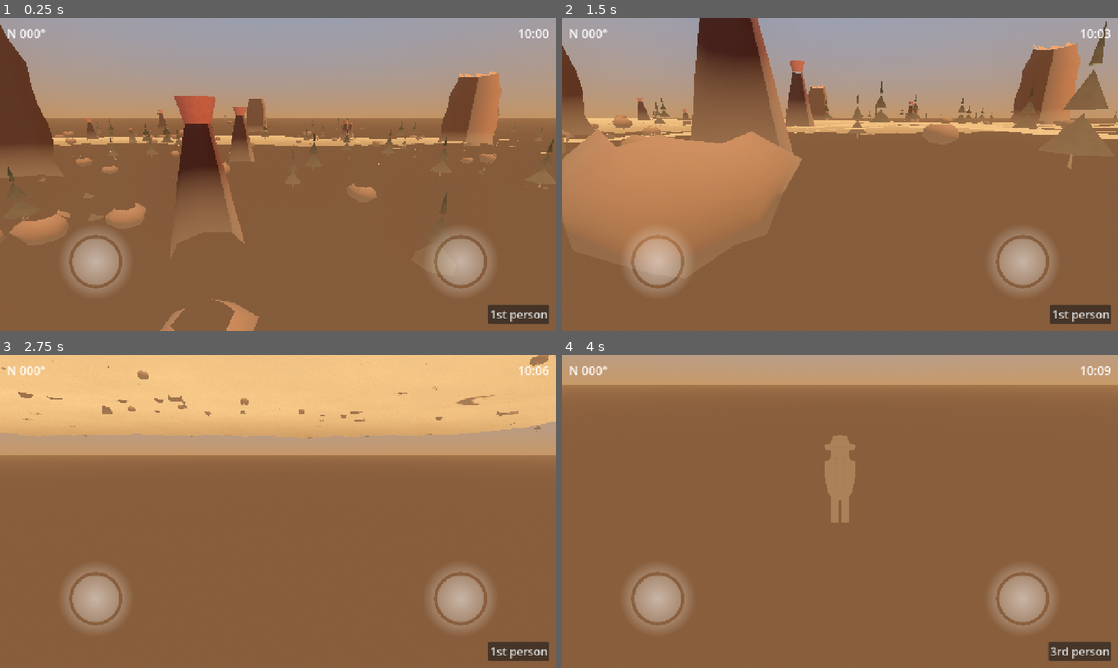
Above: before the commit, frames 1-4 (two rows, left to right).
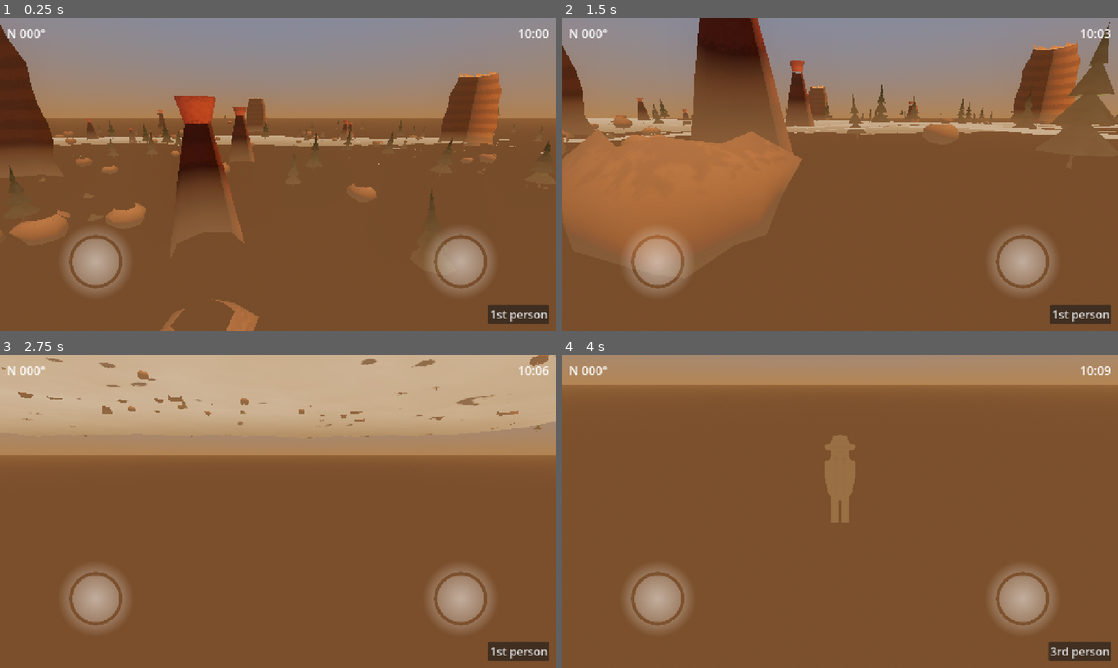
Above: after the commit, the same moments.

Repository: CharlieG42/ZimutAdventure
Game: Godot game, scene res://scenes/world/canyon_playground.tscn
The game is run twice, just before and just after one commit, with the same random seed, the same clock (stepped at 60 frames per second) and the same inputs.
Inputs (mouse positions are in pixels of both pictures, inside the frame that each line leads up to):
- Up to frame 1 (0.25 s): no input
- Up to frame 2 (1.5 s): tap Enter (ui_accept) at 0.5, 0.77 s; move the mouse to (867, 174) at 0.52 s; hold W (move_forward) from 0.53 s (still down); tap E (interact) at 0.6 s; move the mouse to (812, 174) at 1.27 s; tap C (open_journal) at 1.35 s
- Up to frame 3 (2.75 s): keep holding W (move_forward); tap Enter (ui_accept) at 1.52 s; move the mouse to (289, 505) at 2.02 s; hold Shift (sprint) from 2.03 s (still down)
- Up to frame 4 (4 s): move the mouse to (834, 517) at 2.77 s; release Shift (sprint) at 2.78 s; tap V (toggle_view) at 2.85 s; tap Enter (ui_accept) at 3.02 s; release W (move_forward) at 3.5 s; click "3rd person" at 3.5 s

The runs differ from the first frame. In frame 1, 4.7% of the frame differs, in the area x 0-100%, y 17-100%; in frame 2, 12%; in frame 3, 25%, in the area x 0-100%, y 0-27%; in frame 4, less than 0.1%.

Commit message:
fix(ui)+feat(visual): joystick gauche inopérant + rendu désert soigné
- fix(ui): Base/Knob du joystick ignorent la souris (mouse_filter=2) pour que
  les touches atteignent le parent VirtualJoystick ; test de non-régression
- feat(visual): strates sédimentaires par hauteur, veines claires, poussière
  sur les replats, grain fin sur le terrain
- feat(visual): strates + poussière déposée/ombres sous les rochers
- feat(visual): balancement au vent animé sur feuillage et troncs
- feat(visual): pins plus denses (4 couches, 7 segments)
- feat(visual): réglages couleur (saturation/contraste), glow doux, spéculaire soleil

Co-authored-by: CharlieG42 <CharlieG42@users.noreply.github.com>

Diff:
--- a/assets/landscapes/shaders/canyon_terrain.gdshader
+++ b/assets/landscapes/shaders/canyon_terrain.gdshader
@@ -4,18 +4,21 @@
 
 // Couleurs inspirées des photos de référence (assets/landscapes/models/) :
 // strates sédimentaires ocre/rouge du canyon de l'Ouest américain.
-uniform vec4 strata_light : source_color = vec4(0.78, 0.45, 0.22, 1.0);
-uniform vec4 strata_mid : source_color = vec4(0.62, 0.32, 0.16, 1.0);
-uniform vec4 strata_dark : source_color = vec4(0.42, 0.20, 0.10, 1.0);
-uniform vec4 ground_dust : source_color = vec4(0.72, 0.55, 0.36, 1.0);
+uniform vec4 strata_light : source_color = vec4(0.80, 0.46, 0.22, 1.0);
+uniform vec4 strata_mid : source_color = vec4(0.64, 0.33, 0.16, 1.0);
+uniform vec4 strata_dark : source_color = vec4(0.44, 0.21, 0.10, 1.0);
+uniform vec4 strata_accent : source_color = vec4(0.88, 0.62, 0.34, 1.0);
+uniform vec4 ground_dust : source_color = vec4(0.74, 0.57, 0.38, 1.0);
 uniform vec4 rock_shadow : source_color = vec4(0.25, 0.13, 0.07, 1.0);
 
-uniform float strata_scale : hint_range(0.01, 2.0) = 0.08;
+uniform float strata_scale : hint_range(0.01, 2.0) = 0.12;
 uniform float strata_thickness : hint_range(0.05, 1.0) = 0.35;
 uniform float strata_roughness : hint_range(0.0, 1.0) = 0.35;
 uniform float slope_rock_blend : hint_range(0.0, 1.0) = 0.75;
 uniform float noise_scale : hint_range(0.001, 0.2) = 0.015;
 uniform float sand_blend_height : hint_range(-50.0, 50.0) = 6.0;
+uniform float ledge_dust : hint_range(0.0, 1.0) = 0.45;
+uniform float grain_detail : hint_range(0.0, 1.0) = 0.5;
 
 varying vec3 v_world_pos;
 varying float v_slope;
@@ -56,17 +59,31 @@
 void fragment() {
 	vec2 uv_world = v_world_pos.xz * 0.5;
 
-	float strata = sin(uv_world.y * strata_scale * 6.2831 + fbm(uv_world * 0.3) * strata_roughness * 6.2831);
+	// Strates sédimentaires horizontales (par hauteur) avec déformation fbm
+	// pour un aspect de couches érodées irrégulières.
+	float warp = fbm(uv_world * 0.18) * 4.0 - 2.0;
+	float strata = sin((v_height + warp) * strata_scale * 6.2831 + fbm(uv_world * 0.3) * strata_roughness * 3.0);
 	strata = smoothstep(-strata_thickness, strata_thickness, strata);
 
+	// Grain fin haute fréquence pour casser l'aspect "plat" du procédural.
 	float grain = fbm(uv_world * noise_scale * 500.0);
+	float grain_fine = fbm(uv_world * noise_scale * 1500.0);
+	float detail = mix(grain, grain_fine, 0.5);
+
 	vec3 rock = mix(strata_dark.rgb, strata_mid.rgb, strata);
-	rock = mix(rock, strata_light.rgb, grain * 0.6 + 0.2);
+	rock = mix(rock, strata_light.rgb, detail * 0.5 + 0.15);
+	// Veines claires occasionnelles dans certaines couches.
+	float vein = smoothstep(0.92, 1.0, strata) * grain;
+	rock = mix(rock, strata_accent.rgb, vein * 0.6);
 
-	vec3 dust = ground_dust.rgb * (0.85 + grain * 0.3);
+	vec3 dust = ground_dust.rgb * (0.85 + detail * 0.3);
 
 	float rock_factor = clamp(v_slope * slope_rock_blend + grain * 0.3, 0.0, 1.0);
 	vec3 albedo = mix(dust, rock, rock_factor);
+
+	// Poussière accumulée sur les replats et sommets (faces vers le haut).
+	float flat = 1.0 - clamp(v_slope * 2.0, 0.0, 1.0);
+	albedo = mix(albedo, dust, flat * ledge_dust);
 
 	float height_mix = smoothstep(sand_blend_height - 4.0, sand_blend_height + 4.0, v_height);
 	albedo = mix(albedo, dust, height_mix * 0.4);
@@ -76,6 +93,6 @@
 	albedo = mix(albedo, crevice, v_slope * 0.35);
 
 	ALBEDO = albedo;
-	ROUGHNESS = 0.85 + grain * 0.1;
+	ROUGHNESS = 0.82 + detail * 0.15;
 	METALLIC = 0.0;
 }
--- a/assets/landscapes/shaders/prop_foliage.gdshader
+++ b/assets/landscapes/shaders/prop_foliage.gdshader
@@ -6,6 +6,9 @@
 uniform vec4 albedo_light : source_color = vec4(0.35, 0.5, 0.18, 1.0);
 uniform float variation_scale : hint_range(0.1, 10.0) = 2.0;
 uniform float light_boost : hint_range(0.0, 1.0) = 0.4;
+uniform float wind_strength : hint_range(0.0, 1.0) = 0.12;
+uniform float wind_speed : hint_range(0.0, 10.0) = 1.6;
+uniform float wind_scale : hint_range(0.01, 2.0) = 0.35;
 
 varying vec3 v_world_pos;
 varying vec3 v_normal;
@@ -38,6 +41,13 @@
 	v_world_pos = (MODEL_MATRIX * vec4(VERTEX, 1.0)).xyz;
 	v_normal = normalize((MODEL_MATRIX * vec4(NORMAL, 0.0)).xyz);
 	v_y = VERTEX.y;
+
+	// Balancement au vent : déformation horizontale croissante avec la
+	// hauteur locale, animée par une onde qui parcourt le monde.
+	float sway_phase = TIME * wind_speed + v_world_pos.x * wind_scale + v_world_pos.z * wind_scale * 0.7;
+	float sway = sin(sway_phase) * wind_strength * max(VERTEX.y, 0.0);
+	VERTEX.x += sway;
+	VERTEX.z += cos(sway_phase * 0.8) * wind_strength * 0.6 * max(VERTEX.y, 0.0);
 }
 
 void fragment() {
@@ -46,7 +56,6 @@
 
 	vec3 n = normalize(v_normal);
 	float up = max(n.y, 0.0);
-	float side = abs(n.x) + abs(n.z);
 	float light_dir = max(dot(n, normalize(vec3(0.4, 0.8, 0.3))), 0.0);
 	col = mix(col, albedo_light.rgb, up * light_boost);
 	col *= 0.75 + light_dir * 0.25;
--- a/assets/landscapes/shaders/prop_rock.gdshader
+++ b/assets/landscapes/shaders/prop_rock.gdshader
@@ -54,7 +54,21 @@
 	float grain = fbm3(v_world_pos * grain_scale);
 	vec3 col = mix(albedo_dark.rgb, albedo.rgb, grain * grain_strength + (1.0 - grain_strength) * 0.5);
 
-	float ndotl = max(dot(normalize(v_normal), vec3(0.4, 0.8, 0.3)), 0.0);
+	// Strates sédimentaires horizontales : bandes de teinte par hauteur monde,
+	// déformées par le grain pour une érosion irrégulière.
+	float band = sin(v_world_pos.y * 1.4 + grain * 2.5);
+	float strata = smoothstep(-0.35, 0.35, band);
+	col = mix(col * 0.82, col * 1.12, strata);
+
+	// Poudre claire sur les faces vers le haut (poussière déposée).
+	vec3 n = normalize(v_normal);
+	float up = max(n.y, 0.0);
+	col = mix(col, col * 1.18 + vec3(0.06, 0.05, 0.03), up * 0.4 * grain);
+	// Ombre renforcée dans les creux orientés vers le bas.
+	float under = max(-n.y, 0.0);
+	col = mix(col, col * 0.7, under * 0.5);
+
+	float ndotl = max(dot(n, vec3(0.4, 0.8, 0.3)), 0.0);
 	vec3 shaded = mix(albedo_dark.rgb * 0.6, col, ndotl * 0.5 + 0.5);
 
 	ALBEDO = shaded;
--- a/assets/landscapes/shaders/prop_trunk.gdshader
+++ b/assets/landscapes/shaders/prop_trunk.gdshader
@@ -6,6 +6,9 @@
 uniform vec4 albedo_light : source_color = vec4(0.38, 0.22, 0.10, 1.0);
 uniform float bark_scale : hint_range(0.5, 20.0) = 6.0;
 uniform float bark_depth : hint_range(0.0, 1.0) = 0.4;
+uniform float wind_strength : hint_range(0.0, 1.0) = 0.04;
+uniform float wind_speed : hint_range(0.0, 10.0) = 1.6;
+uniform float wind_scale : hint_range(0.01, 2.0) = 0.35;
 
 varying vec3 v_world_pos;
 varying vec3 v_normal;
@@ -28,6 +31,12 @@
 void vertex() {
 	v_world_pos = (MODEL_MATRIX * vec4(VERTEX, 1.0)).xyz;
 	v_normal = normalize((MODEL_MATRIX * vec4(NORMAL, 0.0)).xyz);
+
+	// Vent léger : le tronc plie surtout en haut, ancré au sol.
+	float sway_phase = TIME * wind_speed + v_world_pos.x * wind_scale + v_world_pos.z * wind_scale * 0.7;
+	float bend = pow(max(VERTEX.y, 0.0) * 0.5, 1.5);
+	VERTEX.x += sin(sway_phase) * wind_strength * bend;
+	VERTEX.z += cos(sway_phase * 0.8) * wind_strength * 0.6 * bend;
 }
 
 void fragment() {
--- a/scenes/ui/virtual_joystick.tscn
+++ b/scenes/ui/virtual_joystick.tscn
@@ -27,6 +27,7 @@
 grow_vertical = 2
 texture = ExtResource("2_base")
 modulate = Color(1, 1, 1, 0.25)
+mouse_filter = 2
 patch_margin_left = 32
 patch_margin_top = 32
 patch_margin_right = 32
@@ -48,6 +49,7 @@
 grow_vertical = 2
 texture = ExtResource("3_knob")
 modulate = Color(1, 1, 1, 0.5)
+mouse_filter = 2
 patch_margin_left = 24
 patch_margin_top = 24
 patch_margin_right = 24
--- a/scenes/world/canyon_playground.tscn
+++ b/scenes/world/canyon_playground.tscn
@@ -23,7 +23,16 @@
 ambient_light_color = Color(0.75, 0.65, 0.55, 1)
 ambient_light_energy = 0.6
 tonemap_mode = 2
+tonemap_exposure = 1.08
+tonemap_white = 6.0
 glow_enabled = true
+glow_intensity = 0.6
+glow_strength = 0.9
+glow_bloom = 0.1
+glow_blend_mode = 0
+adjustment_enabled = true
+adjustment_saturation = 1.12
+adjustment_contrast = 1.05
 ssao_enabled = true
 ssao_radius = 1.5
 ssao_intensity = 1.2
@@ -46,6 +55,7 @@
 transform = Transform3D(0.707107, -0.5, 0.5, 0, 0.707107, 0.707107, -0.707107, -0.5, 0.5, 0, 60, 0)
 light_color = Color(1, 0.9, 0.75, 1)
 light_energy = 1.4
+light_specular = 0.4
 shadow_enabled = true
 shadow_bias = 0.02
 directional_shadow_max_distance = 400.0
--- a/scripts/world/vegetation_generator.gd
+++ b/scripts/world/vegetation_generator.gd
@@ -50,7 +50,7 @@
 	var trunk_radius := rng.randf_range(0.08, 0.14)
 	var foliage_height := rng.randf_range(3.5, 6.5)
 	var foliage_radius := rng.randf_range(1.2, 2.2)
-	var segments := 6
+	var segments := 7
 
 	var vertices := PackedVector3Array()
 	var normals := PackedVector3Array()
@@ -75,12 +75,12 @@
 	var fnormals := PackedVector3Array()
 	var fuvs := PackedVector2Array()
 	var findices := PackedInt32Array()
-	var layers := 3
+	var layers := 4
 	for layer in range(layers):
 		var t := float(layer) / (layers - 1)
 		var base_y := trunk_height * 0.6 + t * foliage_height
 		var radius := foliage_radius * (1.0 - t * 0.85)
-		var height := foliage_height * 0.45
+		var height := foliage_height * 0.42
 		_cone(fverts, fnormals, fuvs, findices, base_y, height, radius, segments, Vector3.ZERO)
 
 	var fsurfaces: Array = []
--- a/tests/test_touch_controls.gd
+++ b/tests/test_touch_controls.gd
@@ -124,6 +124,12 @@
 			errors.append("HUD missing TouchLook")
 		if hud.get_node_or_null("SafeArea/VBox/BottomBar/ViewButton") == null:
 			errors.append("HUD missing ViewButton")
+		var base_child := hud.get_node_or_null("VirtualJoystick/Base") as Control
+		var knob_child := hud.get_node_or_null("VirtualJoystick/Knob") as Control
+		if base_child != null and base_child.mouse_filter != Control.MOUSE_FILTER_IGNORE:
+			errors.append("joystick Base must ignore mouse (mouse_filter=2) so touches reach the joystick parent, got %d" % base_child.mouse_filter)
+		if knob_child != null and knob_child.mouse_filter != Control.MOUSE_FILTER_IGNORE:
+			errors.append("joystick Knob must ignore mouse (mouse_filter=2) so touches reach the joystick parent, got %d" % knob_child.mouse_filter)
 		hud.free()
 
 	im.free()
--- a/tests/test_visual_upgrade.gd
+++ b/tests/test_visual_upgrade.gd
@@ -77,6 +77,25 @@
 			errors.append("environment SSAO should be enabled for richer shading")
 		if env.fog_density <= 0.0:
 			errors.append("fog density should be positive")
+		if not env.glow_enabled:
+			errors.append("environment glow should be enabled")
+		if not env.adjustment_enabled:
+			errors.append("color adjustment should be enabled for a richer look")
+
+	// Le feuillage et le tronc doivent avoir un balancement au vent.
+	var foliage_shader := load("res://assets/landscapes/shaders/prop_foliage.gdshader") as Shader
+	if foliage_shader != null and not foliage_shader.code.contains("wind_strength"):
+		errors.append("foliage shader should support wind sway (wind_strength)")
+	var trunk_shader := load("res://assets/landscapes/shaders/prop_trunk.gdshader") as Shader
+	if trunk_shader != null and not trunk_shader.code.contains("wind_strength"):
+		errors.append("trunk shader should support wind sway (wind_strength)")
+	// Le terrain doit avoir des strates par hauteur et des replats poussiéreux.
+	var terrain_shader := load("res://assets/landscapes/shaders/canyon_terrain.gdshader") as Shader
+	if terrain_shader != null:
+		if not terrain_shader.code.contains("v_height * strata_scale") and not terrain_shader.code.contains("(v_height + warp) * strata_scale"):
+			errors.append("terrain shader should use world-height strata")
+		if not terrain_shader.code.contains("ledge_dust"):
+			errors.append("terrain shader should have ledge dust on flat areas")
 
 	var player := scene.get_node_or_null("Player") as CharacterBody3D
 	if player != null:
